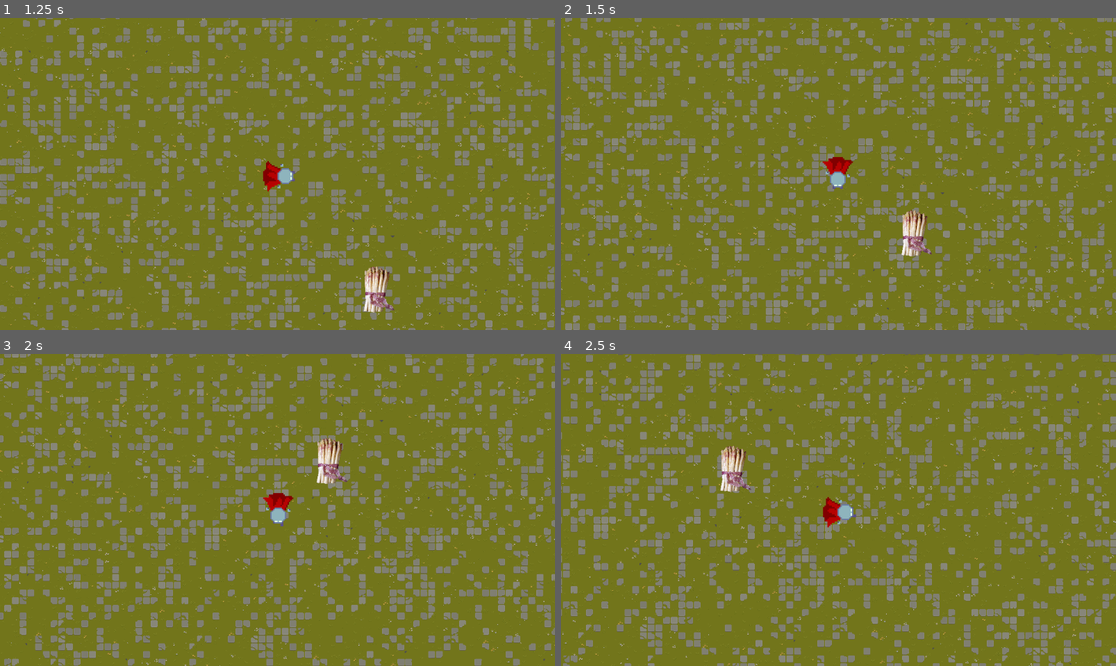
Above: before the commit, frames 1-4 (two rows, left to right).
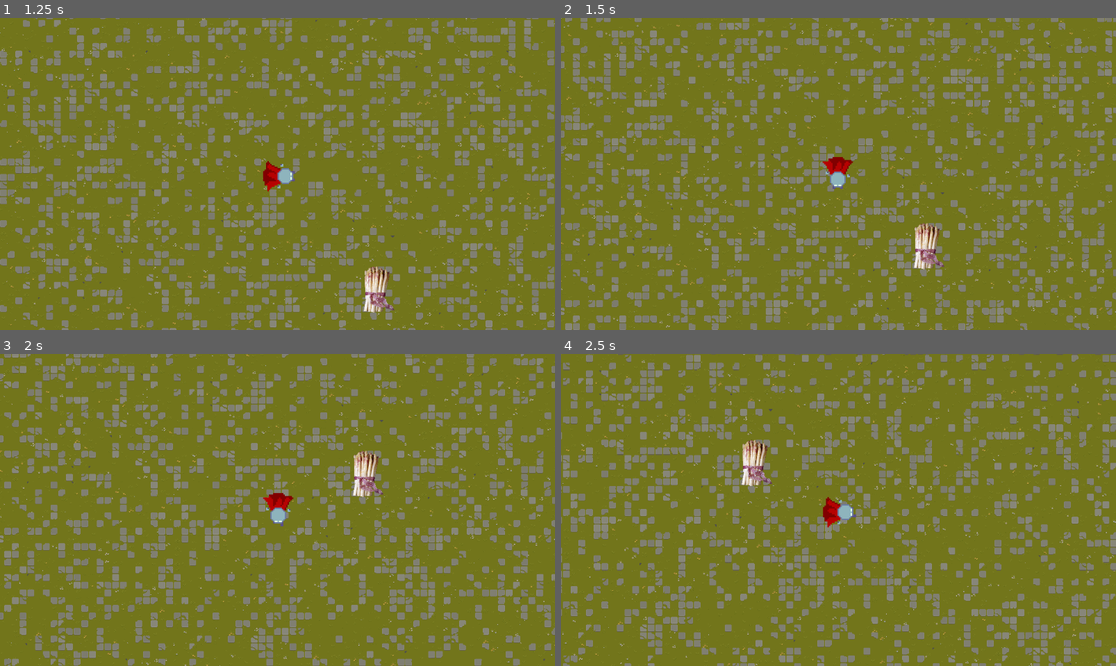
Above: after the commit, the same moments.

Repository: Rattengott/Final-0.75
Game: Godot game, scene res://Map.tscn
Same seed, same stepped clock (60 frames per second), same inputs: the game is played once before the commit and once after it. This scene is started directly instead of the project's main scene.
Inputs (mouse positions are in pixels of both pictures, inside the frame that each line leads up to):
- Up to frame 1 (1.25 s): move the mouse to (399, 158) at 0.52 s; hold D (right) from 0.53 s (still down); tap Space (dash) at 0.6 s
- Up to frame 2 (1.5 s): move the mouse to (727, 189) at 1.27 s; release D (right) at 1.28 s; hold S (down) from 1.28 s (still down); click (727, 189) at 1.35 s
- Up to frame 3 (2 s): keep holding S (down)
- Up to frame 4 (2.5 s): move the mouse to (894, 441) at 2.02 s; release S (down) at 2.03 s; hold D (right) from 2.03 s (still down); tap Space (dash) at 2.1 s

Frame 1 is identical in both runs. In frame 2, 0.9% of the frame differs, in the area x 61-70%, y 61-81%; in frame 3, 1.1%, in the area x 56-70%, y 26-46%; in frame 4, 1.1%.

Commit message:
wir mnüssen husteln

Diff:
--- a/Menü_Änderung/enemy.gd
+++ b/Menü_Änderung/enemy.gd
@@ -54,6 +54,8 @@
 
 
 
+
+
 func _on_area_2d_attack_hitbox_body_entered(body: Node2D) -> void:
 	print ("dmg 20")
 
@@ -65,7 +67,8 @@
 	health -= 30
 
 func _ready():
-
+	self.add_to_group("enemy")
+	print(self.get_groups())
 
 	EventBus.player_hit_enemy.connect(Callable(self, "_on_player_hit_enemy"))
 
--- a/Menü_Änderung/enemy.tscn
+++ b/Menü_Änderung/enemy.tscn
@@ -16,7 +16,7 @@
 [node name="Enemy" type="CharacterBody2D"]
 scale = Vector2(0.539696, 0.539696)
 collision_layer = 4
-collision_mask = 4
+collision_mask = 6
 script = ExtResource("1_dx6nr")
 
 [node name="detection_area" type="Area2D" parent="."]
@@ -49,6 +49,8 @@
 debug_color = Color(0.252864, 0.635088, 0, 0.42)
 
 [node name="enemy_hitbox" type="Area2D" parent="."]
+collision_layer = 5
+collision_mask = 5
 
 [node name="CollisionShape2D" type="CollisionShape2D" parent="enemy_hitbox"]
 position = Vector2(-2, 6)
--- a/Menü_Änderung/player.gd
+++ b/Menü_Änderung/player.gd
@@ -1,8 +1,8 @@
 class_name Player
 extends CharacterBody2D
 
-var enemy_inattack_range = false
-var enemy_attack_cooldown = true
+@export var enemy_inattack_range = false
+@export var enemy_attack_cooldown = true
 var speed: float = 450.0
 var health = 100
 var player_alive = true
@@ -11,7 +11,7 @@
 var hit = false
 var pausing = false
 var input_vector = Vector2.ZERO
-var invincible = false
+@export var invincible = false
 var dashing = false
 var effect_timer : float = 0
 var effect_delay : float = 0.1
@@ -29,6 +29,8 @@
 	#await get_tree().create_timer(1).timeout
 	#print("Weiter geht's nach der Wartezeit!")
 	pausing = false
+	set_collision_mask_value(3, true)
+	self.add_to_group("player")
 
 func _physics_process(delta: float) -> void:
 	var input_vector = Vector2.ZERO
@@ -89,7 +91,11 @@
 	pass
 
 func _on_player_hitbox_body_entered(body: Node2D) -> void:
-	if body.has_method("enemy"):
+	#if body.has_method("enemy"):
+	print(body.get_groups())
+	print(body)
+	if body is enemy:
+		print("ka")
 		enemy_inattack_range = true
 
 func enemy_attack():
--- a/Menü_Änderung/player.tscn
+++ b/Menü_Änderung/player.tscn
@@ -13,7 +13,7 @@
 height = 64.0
 
 [sub_resource type="CapsuleShape2D" id="CapsuleShape2D_wvn8q"]
-radius = 24.0
+radius = 28.0
 height = 86.0
 
 [sub_resource type="Animation" id="Animation_dw050"]
@@ -329,8 +329,7 @@
 node_connections = [&"TimeScale", 0, &"PlayerStates", &"output", 0, &"TimeScale"]
 
 [node name="Player" type="CharacterBody2D"]
-collision_layer = 3
-collision_mask = 3
+collision_layer = 2
 script = ExtResource("1_kpjcp")
 
 [node name="Sprite2D" type="Sprite2D" parent="."]
--- a/Menü_Änderung/project.godot
+++ b/Menü_Änderung/project.godot
@@ -19,6 +19,10 @@
 
 Global="*res://global.gd"
 EventBus="*res://event_bus.gd"
+
+[display]
+
+window/size/mode=3
 
 [input]
 
